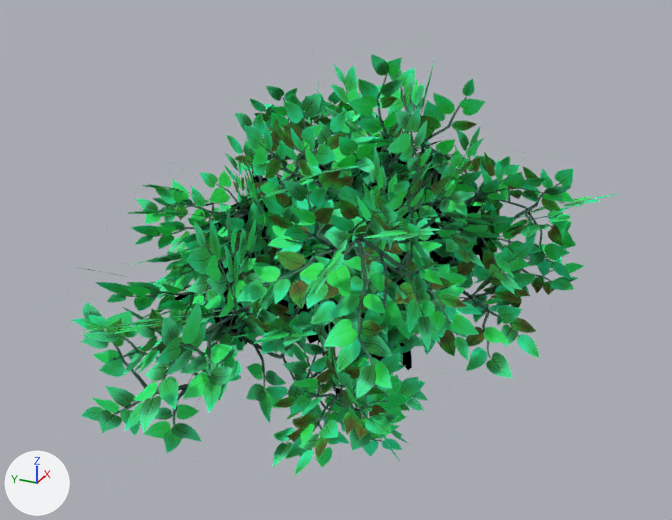
One commit to the glTF model assets/Tree/Leaf_P4.glb: the scene before it, then after it.
The view is the same before and after, from a 50 mm lens placed at (-4.7, -1.48, 5.14), pointed at (0.08, 0.67, 2.75). Arrows for +X, +Y and +Z are at lower left; the lights stay in place. The first picture is the older version. Where no turn or scale is listed for an object, it has been applied to the vertices.

The first picture shows 'Leaf_P4'.
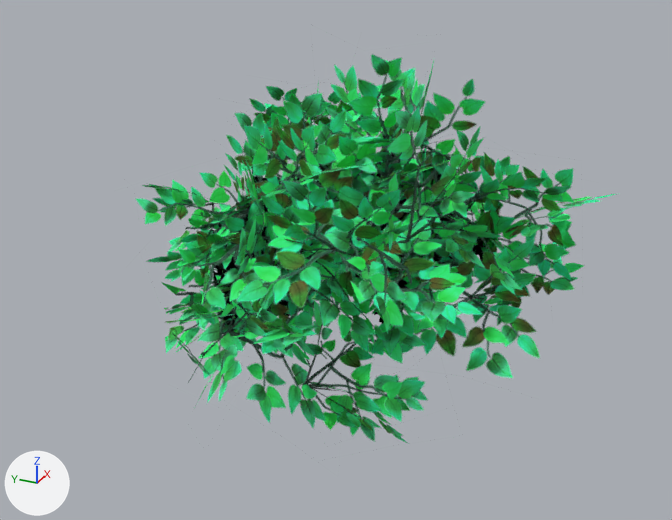
Where the newer file only moved an object's origin or applied its transform, the numbers keep the older frame.

Changed parts and their boxes (x1, y1, x2, y2) in the pictures (672 x 520 px):
'Leaf_P4', reshaped (12% narrower, 8% shorter): before (72, 54, 619, 475); after (136, 55, 619, 443)
part 1 of me_mesh_016, deleted (green): before (82, 237, 479, 475)
part 2 of me_mesh_016, deleted (green): before (72, 145, 514, 378)

Edits to the bpy script that builds the scene:
```text
Change me_mesh_016:
    used by ob_leaf_p4; location = (0.0, 0.0, 0.0)
    remove me_mesh_016.from_pydata(...)  # 864 vertices, 768 faces; spans x -1.88..2.08, y -0.93..2.29, z 1.46..4.18
    add me_mesh_016.from_pydata(...)  # 759 vertices, 652 faces; spans x -1.54..2.08, y -0.93..2.29, z 1.46..4.18
    me_mesh_016 part 1: 6 loose pieces with 54 vertices, spanning x -1.71..-0.38, y -0.69..2.09, z 1.63..3.37, are deleted
    me_mesh_016 part 2
    51 vertices are removed from x -1.88..-0.23, y -0.82..2.15, z 1.95..3.87
    68 faces are deleted
```
